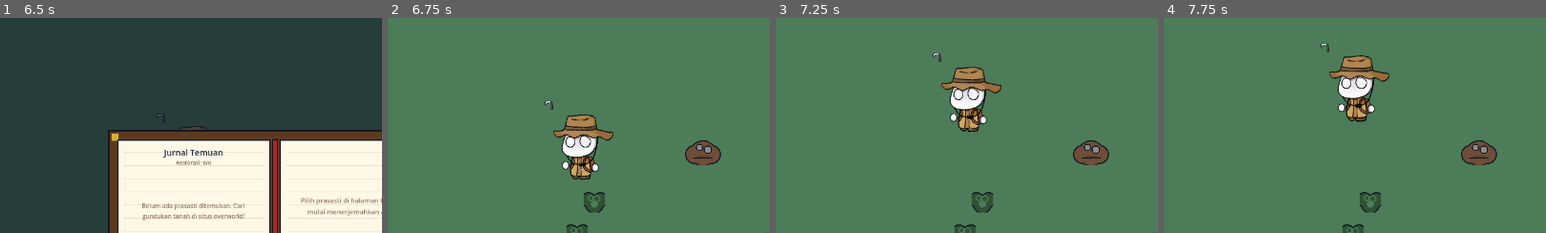
Above: before the commit, frames 1-4 (left to right).
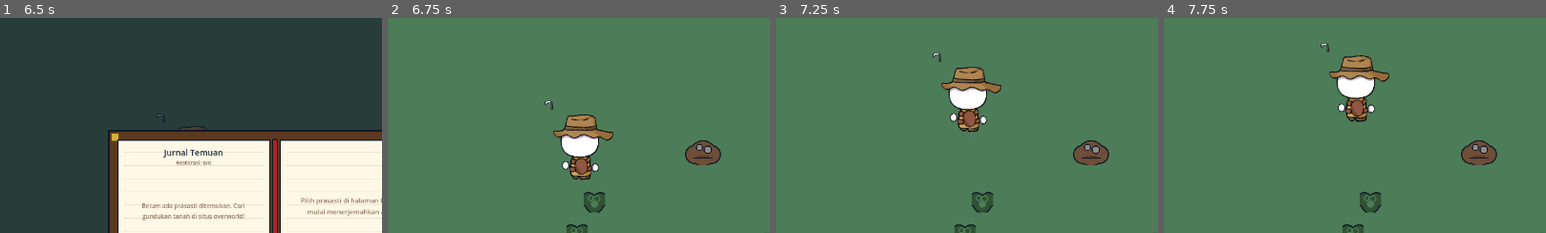
Above: after the commit, the same moments.

Repository: Akabim/arkeolog
Game: Godot game, scene res://src/core/main.tscn
Two runs of this game, one before a commit and one after it. Both use one fixed random seed, a clock stepped at 60 frames per second and the inputs below.
Inputs (mouse positions are % of the whole screen's width and height, from its top left):
- Up to frame 1 (6.5 s): tap Enter (ui_accept) at 0.5, 0.77, 2, 3.5, 3.77, 4.25, 5, 5.75 s; move the mouse to (72, 45) at 0.52 s; hold D (move_right) 0.53-1.25 s; hold E (interact) 0.53-1.25 s; click (72, 45) at 0.67 s; drag from (30, 55) to (80, 74) at 1.27 s; move the mouse to (60, 28) at 2.02 s; hold D (move_right) 2.03-2.75 s; tap Space at 2.1 s; drag from (45, 70) to (80, 74) at 2.77 s; move the mouse to (80, 65) at 3.52 s; hold A (move_left) 3.53-4.25 s; tap I at 3.6 s; drag from (20, 35) to (39, 53) at 4.27 s; move the mouse to (55, 50) at 5.02 s; hold S (move_down) 5.03-5.75 s; tap 2 at 5.1 s; click (55, 50) at 5.17 s; drag from (35, 25) to (42, 58) at 5.77 s
- Up to frame 2 (6.75 s): move the mouse to (72, 45) at 6.52 s; hold W (move_up) from 6.53 s (still down); hold J (journal) from 6.53 s (still down)
- Up to frame 3 (7.25 s): keep holding W (move_up); keep holding J (journal); tap Enter (ui_accept) at 6.77 s
- Up to frame 4 (7.75 s): release W (move_up) at 7.25 s; release J (journal) at 7.25 s; drag from (30, 55) to (45, 70) at 7.27 s
The pictures show only the part of the screen within x 14-64%, y 3-53%; the shares and areas given below are measured in that part.

Frame 1 is identical in both runs. In frame 2, 0.8% of the frame differs, in the area x 45-56%, y 54-74%; in frame 3, 0.8%; in frame 4, 0.8%.

Commit message:
Implement dynamic front/back sprite swapping and Tas Z-index adjustments when player walks up/down

Diff:
--- a/src/entities/player/player.gd
+++ b/src/entities/player/player.gd
@@ -15,10 +15,21 @@
 @onready var dust_particles: CPUParticles2D = $DustParticles
 @onready var base_scale_x: float = abs(visual.scale.x)
 
+@onready var sprite_tas: Sprite2D = $Visual/Tas
+@onready var sprite_kaki_l: Sprite2D = $Visual/KakiKiri
+@onready var sprite_kaki_r: Sprite2D = $Visual/KakiKanan
+@onready var sprite_badan: Sprite2D = $Visual/Badan
+@onready var sprite_kepala: Sprite2D = $Visual/Kepala
+@onready var sprite_topi: Sprite2D = $Visual/Topi
+
 var current_tool: String = "scythe" # "scythe" or "shovel"
 
 var shake_intensity: float = 0.0
 var shake_timer: float = 0.0
+
+var textures_front: Dictionary = {}
+var textures_back: Dictionary = {}
+var current_facing: String = "front"
 
 func _ready() -> void:
 	# Enable Y-sorting for cozy depth sorting
@@ -30,11 +41,28 @@
 	Global.camera_shake.connect(start_camera_shake)
 	call_deferred("setup_camera_limits")
 
-	## Assign sprite textures using safe get_texture helper
-	##sprite.texture = Global.get_texture("player")
-	#hand_l.texture = Global.get_texture("hand")
-	#hand_r.texture = Global.get_texture("hand")
-		#
+	# Load modular textures
+	textures_front = {
+		"tas": load("res://assets/textures/player/Char depan/Tas.png"),
+		"kaki_l": load("res://assets/textures/player/Char depan/Kaki Kiri.png"),
+		"kaki_r": load("res://assets/textures/player/Char depan/Kaki Kanan.png"),
+		"badan": load("res://assets/textures/player/Char depan/Badan.png"),
+		"kepala": load("res://assets/textures/player/Char depan/Kepala.png"),
+		"topi": load("res://assets/textures/player/Char depan/Topi.png"),
+		"tangan_l": load("res://assets/textures/player/Char depan/tangan kiri.png"),
+		"tangan_r": load("res://assets/textures/player/Char depan/tangan kanan.png")
+	}
+	textures_back = {
+		"tas": load("res://assets/textures/player/Char Belakang/Tas.png"),
+		"kaki_l": load("res://assets/textures/player/Char Belakang/Kaki Kiri.png"),
+		"kaki_r": load("res://assets/textures/player/Char Belakang/Kaki Kanan.png"),
+		"badan": load("res://assets/textures/player/Char Belakang/badan.png"),
+		"kepala": load("res://assets/textures/player/Char Belakang/Kepala.png"),
+		"topi": load("res://assets/textures/player/Char Belakang/Topi.png"),
+		"tangan_l": load("res://assets/textures/player/Char Belakang/Tangan Kiri.png"),
+		"tangan_r": load("res://assets/textures/player/Char Belakang/Tangan Kanan.png")
+	}
+
 	update_tool_visual()
 
 func update_tool_visual() -> void:
@@ -138,6 +166,12 @@
 		# Face moving direction (flip visual horizontal scale)
 		if input_dir.x != 0:
 			visual.scale.x = -sign(input_dir.x) * base_scale_x
+
+		# Vertical facing check
+		if input_dir.y < -0.1:
+			set_vertical_facing("back")
+		elif input_dir.y > 0.1:
+			set_vertical_facing("front")
 
 		if not check_swinging():
 			anim.play("walk")
@@ -242,3 +276,33 @@
 				print("Kamu butuh sekop untuk menggali gundukan tanah ini!")
 				Global.play_sfx.emit("stone_scrape")
 			return
+
+func set_vertical_facing(facing: String) -> void:
+	if current_facing == facing:
+		return
+	current_facing = facing
+	update_character_facing()
+
+func update_character_facing() -> void:
+	var dict = textures_front if current_facing == "front" else textures_back
+
+	# Safety checks
+	if not sprite_tas or not sprite_kaki_l or not sprite_kaki_r or not sprite_badan or not sprite_kepala or not sprite_topi or not hand_l or not hand_r:
+		return
+
+	sprite_tas.texture = dict["tas"]
+	sprite_kaki_l.texture = dict["kaki_l"]
+	sprite_kaki_r.texture = dict["kaki_r"]
+	sprite_badan.texture = dict["badan"]
+	sprite_kepala.texture = dict["kepala"]
+	sprite_topi.texture = dict["topi"]
+	hand_l.texture = dict["tangan_l"]
+	hand_r.texture = dict["tangan_r"]
+
+	# Adjust Z-index of Tas:
+	# Front facing: Tas is behind everything (z_index = -1 relative to other body parts)
+	# Back facing: Tas is on top of Badan (z_index = 1)
+	if current_facing == "front":
+		sprite_tas.z_index = -1
+	else:
+		sprite_tas.z_index = 1
